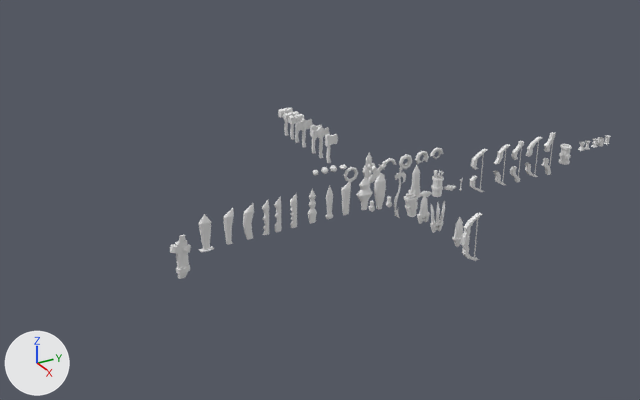
An edit to the Blender file Models/Blend/Sword.blend, drawn before and after from the same camera.
Both versions are drawn from a 50 mm lens placed at (22.1, -15.5, 12.6), pointed at (-2.0, -1.7, -0.4). Lighting does not change. The marker at lower left points along +X, +Y and +Z.
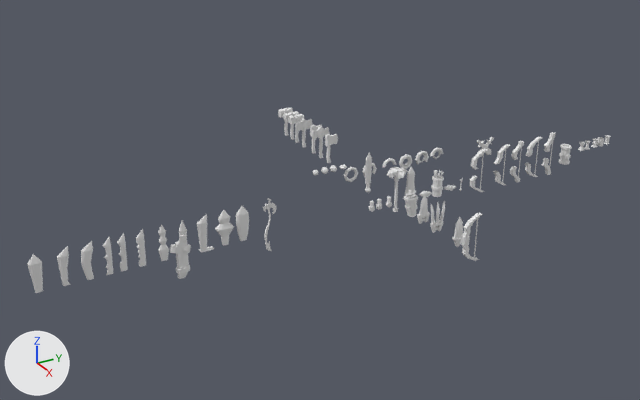
Changed parts and their boxes (x1, y1, x2, y2) in the pictures (640 x 400 px):
'Cube.002', moved
    before: (198, 214, 211, 250)
    after: (27, 254, 43, 293)
'Cube.007', moved
    before: (356, 177, 373, 210)
    after: (215, 210, 234, 246)
'Cube.006', moved
    before: (374, 173, 386, 206)
    after: (236, 206, 249, 241)
'Cube.014', moved
    before: (243, 203, 254, 240)
    after: (81, 241, 94, 280)
'Cube.015', moved
    before: (223, 208, 234, 245)
    after: (57, 246, 70, 286)
'Cube.012', moved
    before: (341, 181, 351, 215)
    after: (197, 214, 207, 251)
'Cube.010', moved
    before: (308, 189, 317, 224)
    after: (158, 224, 169, 261)
'Cube.008', moved
    before: (290, 194, 297, 228)
    after: (136, 229, 146, 267)
'Cube.011', moved
    before: (274, 197, 281, 232)
    after: (117, 233, 128, 271)
'Cube.013', moved
    before: (262, 200, 269, 235)
    after: (102, 237, 114, 275)
'Weapon', moved
    before: (394, 168, 406, 218)
    after: (263, 198, 277, 251)
'Cube.050', moved
    before: (411, 165, 421, 205)
    after: (403, 166, 415, 199)
'Cube.047', moved
    before: (367, 161, 387, 183)
    after: (477, 137, 494, 157)
'Part6', added
    after: (387, 167, 407, 212)
'Cube.009', moved
    before: (325, 185, 333, 219)
    after: (179, 220, 187, 240)

Edits to the bpy script that builds the scene:
```text
Add mat_part2mtl:
    mat_part2mtl = diffuse_material('Part2Mtl')
    mat_part2mtl.base_color = (0.8, 0.8, 0.8)  # white #e7e7e7
Add mat_part4mtl:
    mat_part4mtl = diffuse_material('Part4Mtl')
    mat_part4mtl.base_color = (0.8, 0.8, 0.8)  # white #e7e7e7
Add mat_part1mtl:
    mat_part1mtl = diffuse_material('Part1Mtl')
    mat_part1mtl.base_color = (0.8, 0.8, 0.8)  # white #e7e7e7
Add mat_meshpart1mtl:
    mat_meshpart1mtl = diffuse_material('Meshpart1Mtl')
    mat_meshpart1mtl.base_color = (0.8, 0.8, 0.8)  # white #e7e7e7
Add me_part6:
    me_part6.from_pydata(...)  # 68 vertices, 96 faces; spans x -1.1..1.1, y -1.1..1.1, z -1.06..3.13
    # faces by material slot: [48, 24, 12, 12]
    me_part6.materials.append(mat_part2mtl)  # white #e7e7e7
    me_part6.materials.append(mat_meshpart1mtl)  # white #e7e7e7
    me_part6.materials.append(mat_part1mtl)  # white #e7e7e7
    me_part6.materials.append(mat_part4mtl)  # white #e7e7e7
Change ob_cube_050:
    ob_cube_050.location: (0.0, 0.78, 0.0) -> (0.0, 0.57, 0.0)
Change ob_cube_047:
    ob_cube_047.location: (-1.18, -0.03, 0.67) -> (-1.18, 4.66, 0.67)
Change ob_cube_015:
    ob_cube_015.location: (0.0, -6.07, -0.01) -> (0.0, -11.03, -0.01)
Change ob_cube_014:
    ob_cube_014.location: (0.0, -5.39, -0.01) -> (0.0, -10.35, -0.01)
Change ob_cube_013:
    ob_cube_013.location: (0.0, -4.84, 0.0) -> (0.0, -9.8, 0.0)
Change ob_cube_011:
    ob_cube_011.location: (0.0, -4.42, 0.0) -> (0.0, -9.38, 0.0)
Change ob_cube_012:
    ob_cube_012.location: (0.0, -1.96, -0.01) -> (0.0, -6.92, -0.01)
Change ob_cube_008:
    ob_cube_008.location: (0.0, -3.86, 0.0) -> (0.0, -8.82, 0.0)
Change ob_cube_010:
    ob_cube_010.location: (0.0, -3.2, 0.0) -> (0.0, -8.16, 0.0)
Change ob_cube_009:
    ob_cube_009.location: (0.0, -2.57, 0.0) -> (0.0, -7.53, 0.0)
Change ob_cube_007:
    ob_cube_007.location: (0.01, -1.25, 0.0) -> (0.01, -6.21, 0.0)
Change ob_cube_006:
    ob_cube_006.location: (-0.01, -0.66, 0.0) -> (-0.01, -5.62, 0.0)
Change ob_cube_002:
    ob_cube_002.location: (0.01, -6.83, 0.0) -> (0.01, -11.79, 0.0)
Change ob_weapon:
    ob_weapon.location: (0.0, 0.0, 0.0) -> (0.0, -4.83, 0.0)
Add ob_part6:
    ob_part6 = bpy.data.objects.new('Part6', me_part6)
    ob_part6.location = (0.0, 0.0, 0.04)
    ob_part6.scale = (0.38, 0.38, 0.38)
    _m = ob_part6.modifiers.new('Triangulate', 'TRIANGULATE')
```
